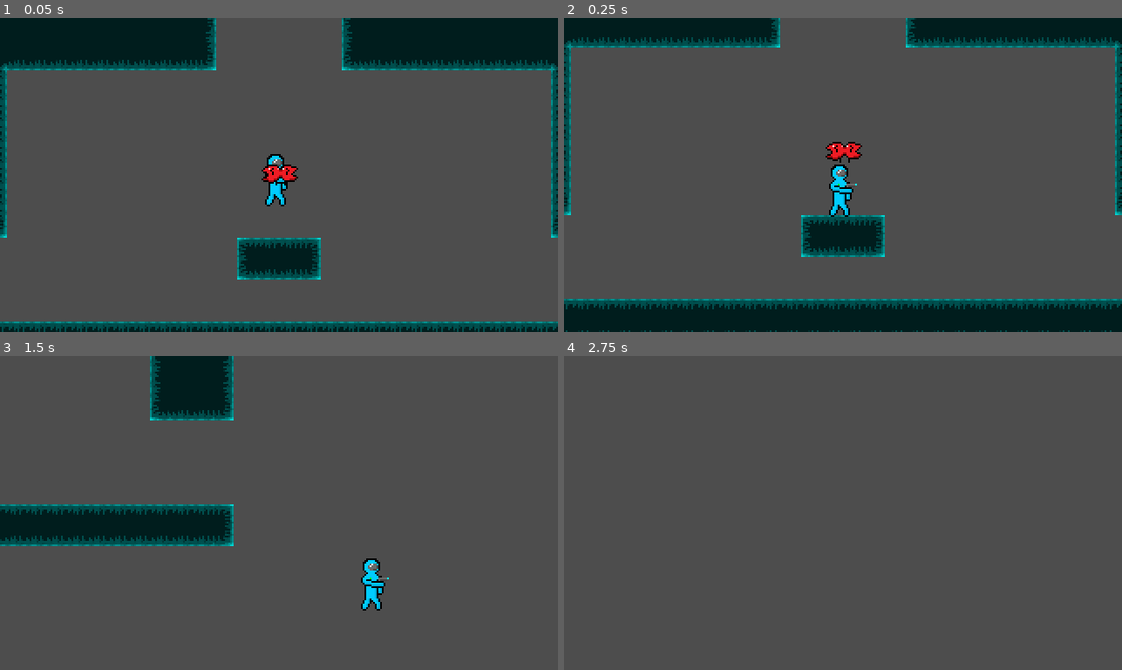
Above: before the commit, frames 1-4 (two rows, left to right).
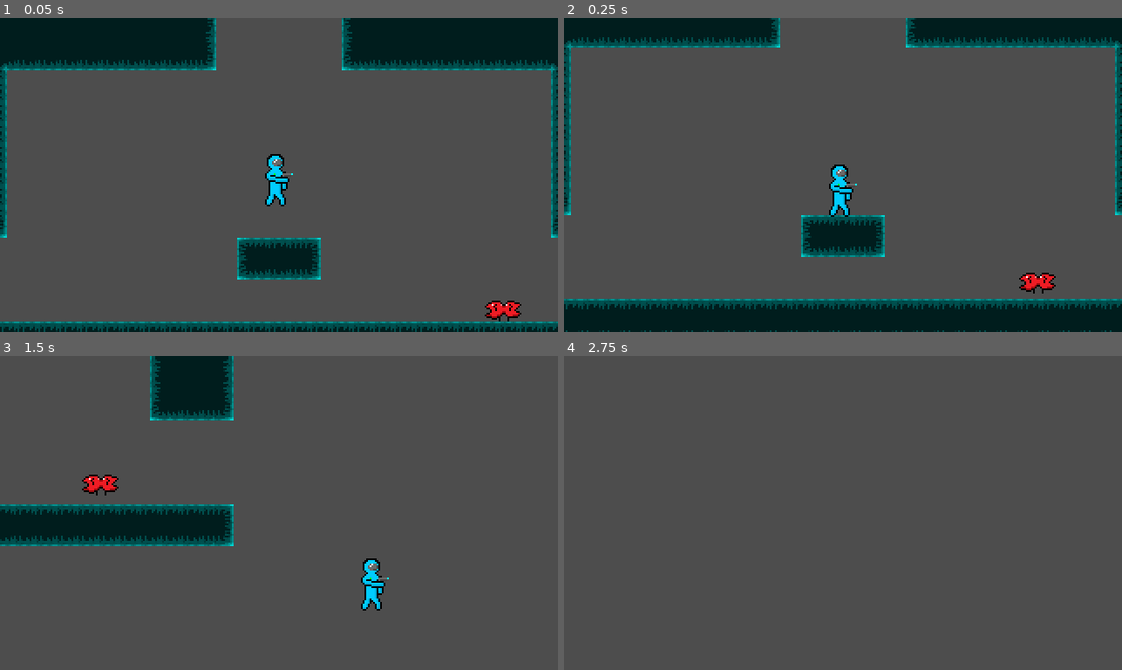
Above: after the commit, the same moments.

Repository: TheBlueRuby/GodotPlatformTest
Game: Godot game, scene res://Scenes/GameLoop.tscn
Same seed, same stepped clock (60 frames per second), same inputs: the game is played once before the commit and once after it.
Inputs:
- Up to frame 1 (0.05 s): no input
- Up to frame 2 (0.25 s): no input
- Up to frame 3 (1.5 s): tap Enter (ui_accept) at 0.5, 0.77 s; hold Right (ui_right) from 0.53 s (still down)
- Up to frame 4 (2.75 s): tap Enter (ui_accept) at 1.52, 2 s; release Right (ui_right) at 2.03 s; hold Left (ui_left) from 2.03 s (still down)

The runs differ from the first frame. In frame 1, 0.6% of the frame differs, in the area x 46-94%, y 46-97%; in frame 2, 0.6%, in the area x 46-89%, y 39-88%; in frame 3, 0.3%; in frame 4, nothing differs.

Commit message:
added walking enemy

Diff:
--- a/Prefabs/dblchomp.tscn
+++ b/Prefabs/dblchomp.tscn
@@ -1,11 +1,31 @@
-[gd_scene load_steps=2 format=3 uid="uid://cwkgh4osvpvp0"]
+[gd_scene load_steps=4 format=3 uid="uid://cwkgh4osvpvp0"]
 
 [ext_resource type="Texture2D" uid="uid://dbkl18jfeo3u2" path="res://Images/double-chomper.png" id="1_c52eq"]
+[ext_resource type="Script" path="res://Prefabs/walking-enemy.gd" id="1_wwst3"]
 
-[node name="Node2D" type="Node2D"]
+[sub_resource type="RectangleShape2D" id="RectangleShape2D_dk52b"]
+size = Vector2(21, 12)
+
+[node name="DblChomp" type="CharacterBody2D"]
+collision_layer = 2
+collision_mask = 3
+wall_min_slide_angle = 0.0
+safe_margin = 0.001
+script = ExtResource("1_wwst3")
+
+[node name="Sprite2D" type="Sprite2D" parent="."]
+texture = ExtResource("1_c52eq")
+
+[node name="CollisionShape2D" type="CollisionShape2D" parent="."]
+shape = SubResource("RectangleShape2D_dk52b")
 
 [node name="NavigationAgent2D" type="NavigationAgent2D" parent="."]
+target_desired_distance = 20.0
 avoidance_enabled = true
+radius = 24.0
 
-[node name="Sprite2D" type="Sprite2D" parent="NavigationAgent2D"]
-texture = ExtResource("1_c52eq")
+[node name="Timer" type="Timer" parent="."]
+wait_time = 0.05
+autostart = true
+
+[connection signal="timeout" from="Timer" to="." method="_on_timer_timeout"]
--- /dev/null
+++ b/Prefabs/walking-enemy.gd
@@ -0,0 +1,28 @@
+# based on a script by DevWorm
+extends CharacterBody2D
+
+@export var speed = 100
+@export var jump_vel = -350.0
+
+@export var player: Node2D
+@onready var nav_agent := $NavigationAgent2D as NavigationAgent2D
+
+var gravity = ProjectSettings.get_setting("physics/2d/default_gravity")
+
+func _physics_process(delta):
+	var dir = to_local(nav_agent.get_next_path_position()).normalized()
+	velocity.x = dir.x * speed
+
+	if not is_on_floor():
+		velocity.y += gravity * delta
+	else:
+		velocity.y += jump_vel * dir.y
+
+	move_and_slide()
+
+func make_path():
+	nav_agent.target_position = player.global_position
+
+
+func _on_timer_timeout():
+	make_path()
